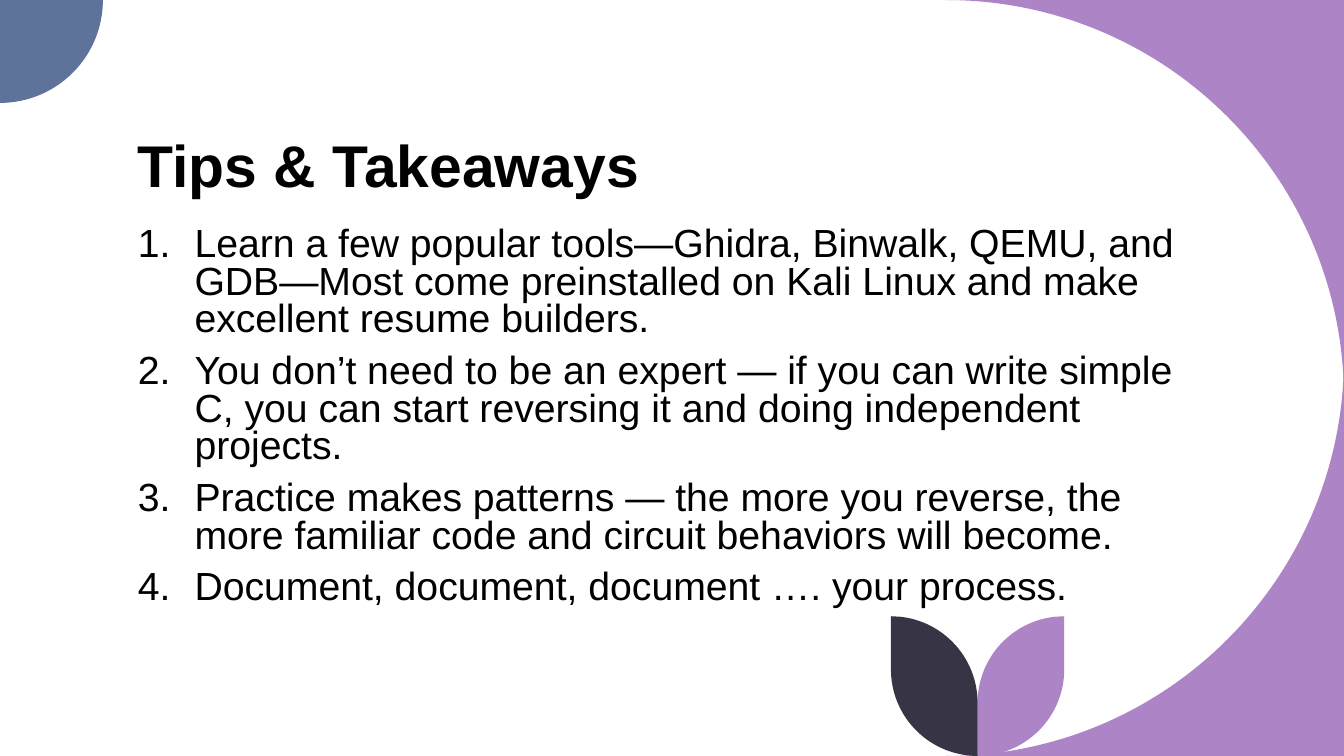
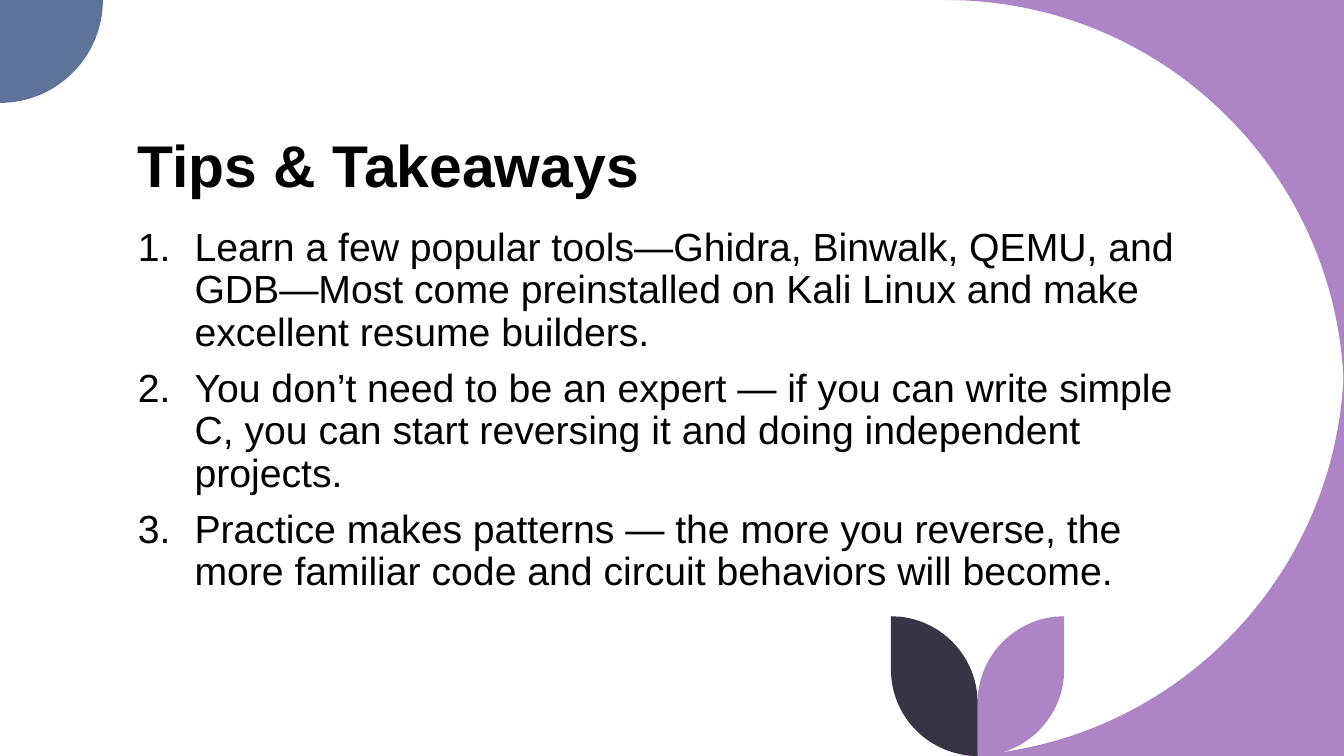
Before and after one commit to syd-kiwi/re-arduino-uno, a slide deck: slide 26 of Presentation/RE for the Rest of Us.pptx (slide 27 before the commit). Drawn at 1344x756 pixels with LibreOffice and Linux fonts; fonts in the diff are those of the drawing. Boxes give left, top, right and bottom in pixels: in the first picture for what was removed or moved away, otherwise in the second. Text is boxed around its words. In the diff, an @@ line names an element or a change of style, - is before the commit and + after.

```diff
--- a/Presentation/RE for the Rest of Us.pptx
+++ b/Presentation/RE for the Rest of Us.pptx
@@ text "Learn a few popular tools—Ghidra, ..." at <box>195,232,1173,586</box>: line spacing 0.8 to 0.9 @@
@@ text at <box>195,571,1067,608</box>: paragraph removed @@
-4. Document, document, document …. your process.
```
Also in this commit, not shown: 15 other slides changed, 1 slide added, 1 slide removed.
